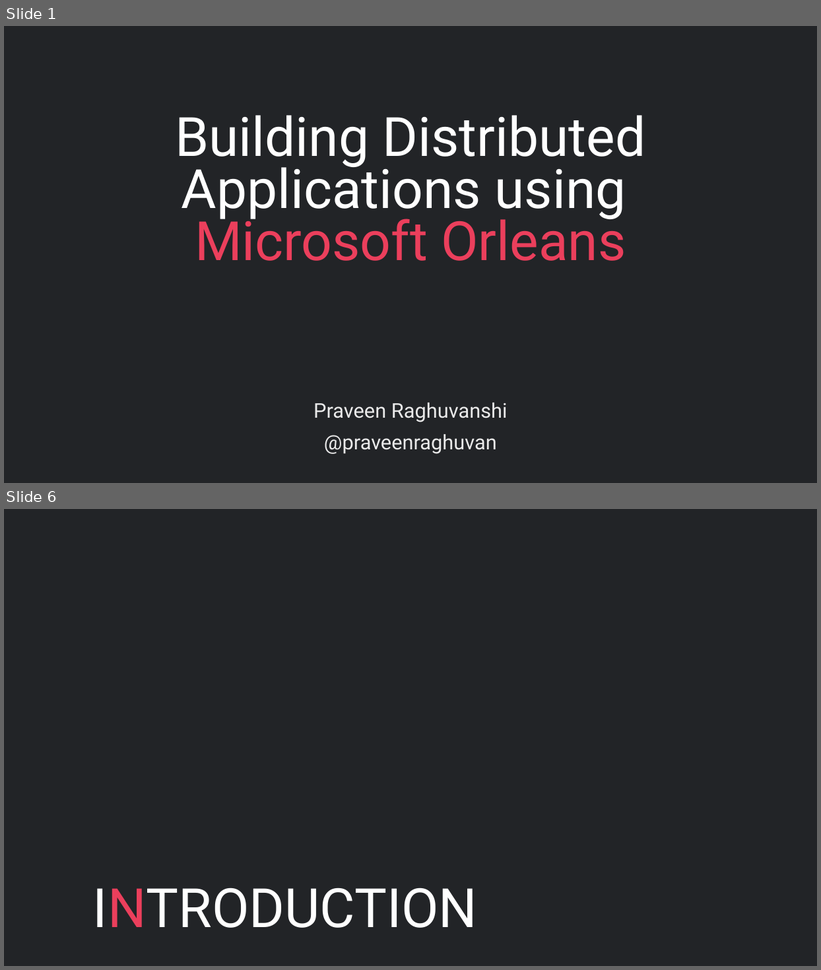
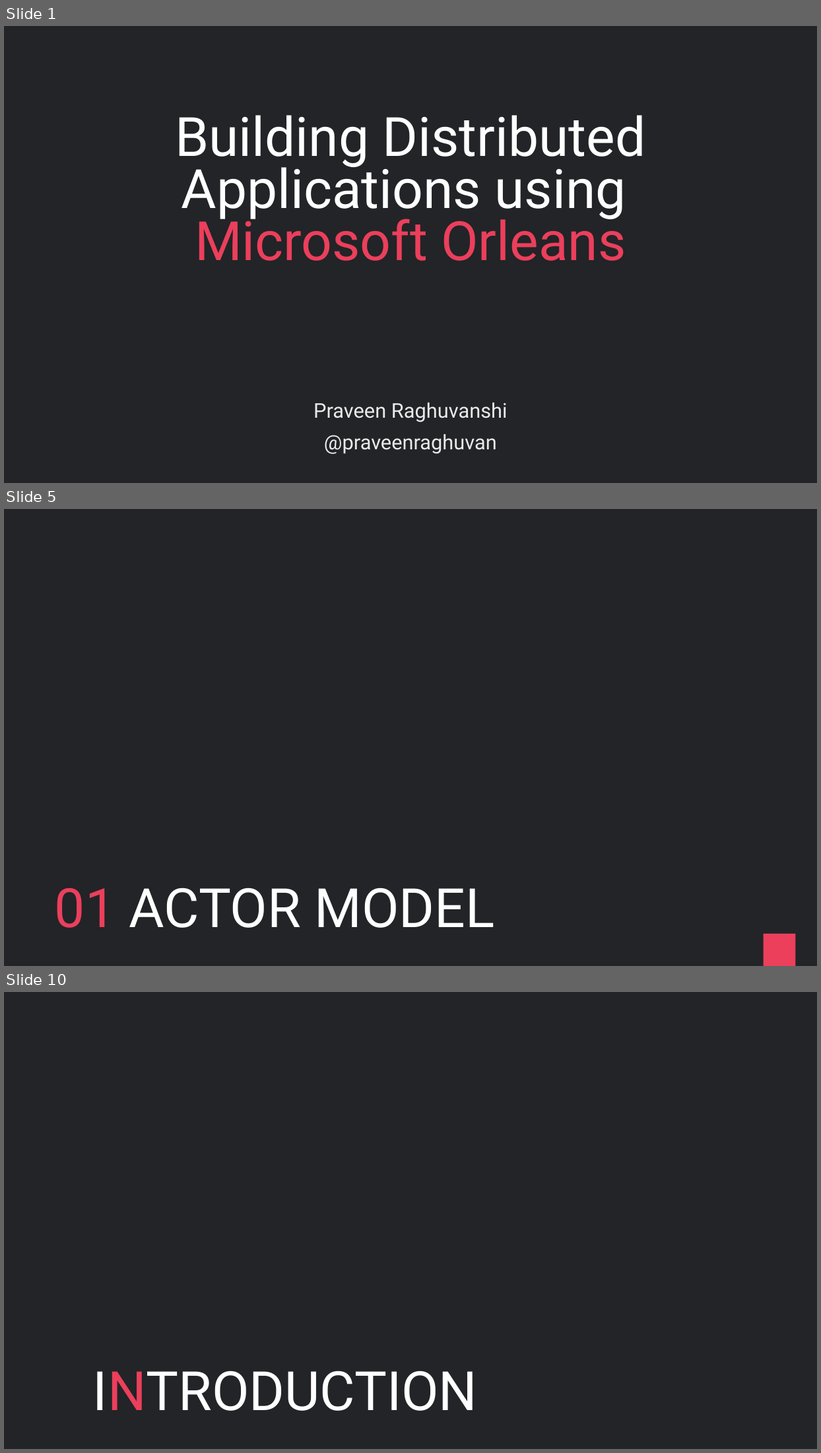
Before and after one commit to praveenraghuvanshi/tech-sessions, a slide deck: drafts/Orleans/ppt/Orleans_draft.pptx. Shown one above the other, each under a label of ours: slides 1 and 6 before the commit, slides 1, 5 and 10 after it; the slides between them are not shown. The pictures are 821x970 and 821x1453 pixels, drawn with LibreOffice and Linux fonts; fonts in the diff are those of the drawing; background and template pictures are left out. Boxes give left, top, right and bottom in pixels: in the first picture for what was removed or moved away, otherwise in the second. Text is boxed around its words. In the diff, an @@ line names an element or a change of style, - is before the commit and + after.

```diff
--- a/drafts/Orleans/ppt/Orleans_draft.pptx
+++ b/drafts/Orleans/ppt/Orleans_draft.pptx
@@ slide 5 added at <box>4,509,817,966</box>, background picture (left out) @@
@@ title added at <box>55,888,494,928</box>, 96 pt, text #FFFFFF @@
+01 ACTOR MODEL
@@ rectangle added at <box>764,934,795,966</box>, fill #EB3F5C @@
@@ what was slide 6 is now slide 10 @@
```
Also in this commit, not shown: 56 slides changed, 3 other slides added, 3 other files.
